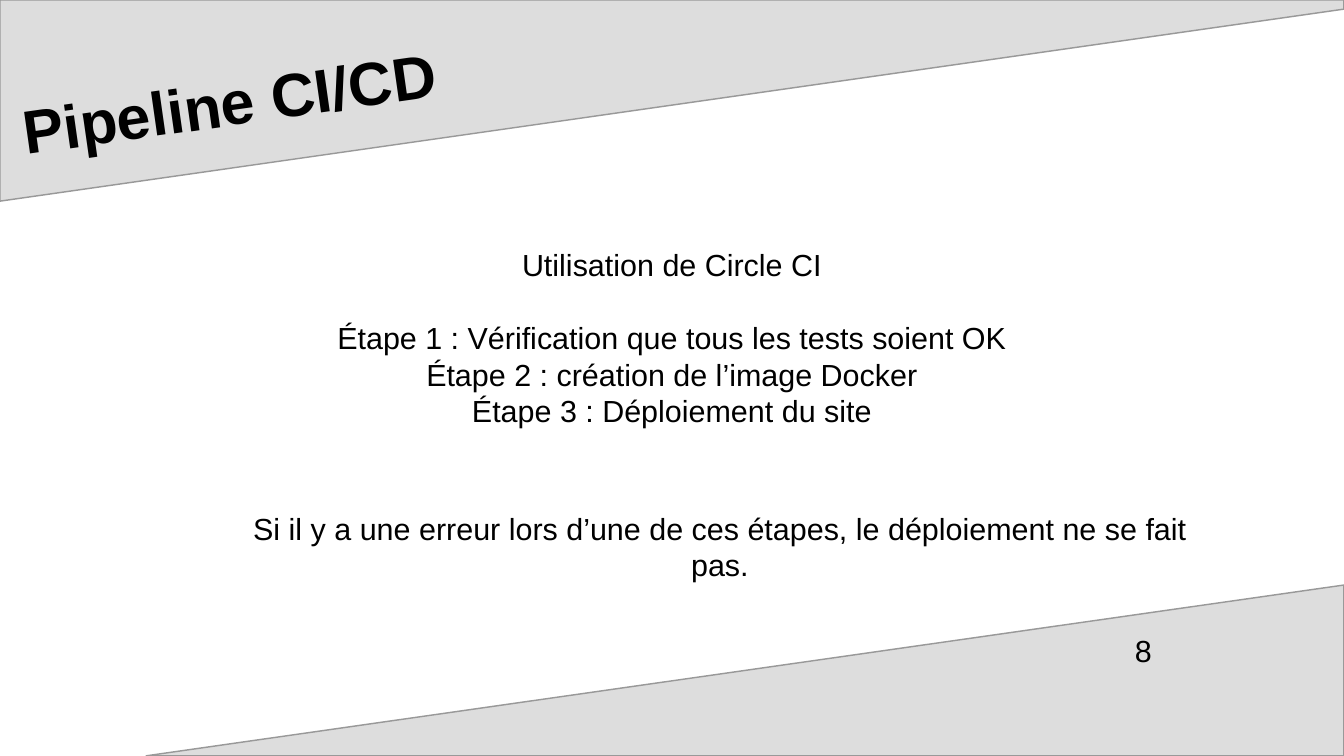
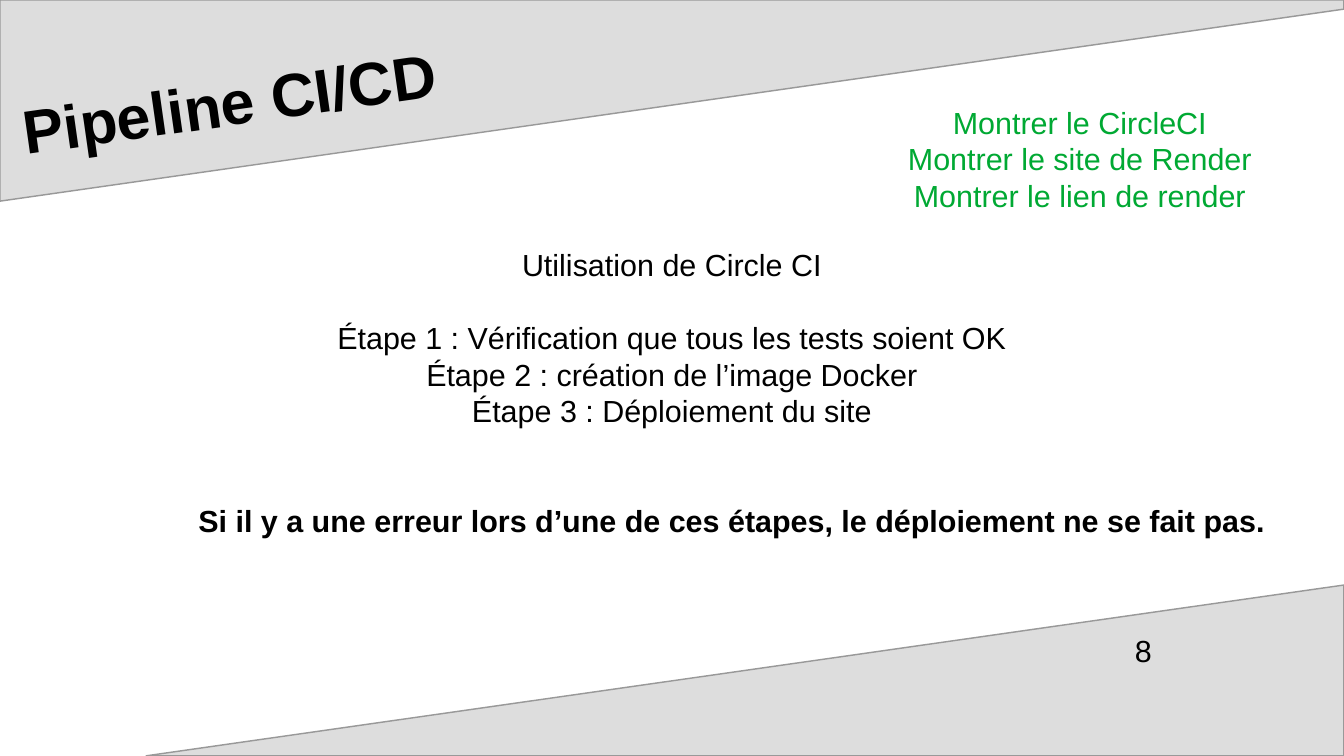
Before and after one commit to mcourte/OC_Projet13, a slide deck: slide 8 of ppt_soutenance.odp. Drawn at 1344x756 pixels with LibreOffice and Linux fonts; fonts in the diff are those of the drawing; background and template pictures are left out. Boxes give left, top, right and bottom in pixels: in the first picture for what was removed or moved away, otherwise in the second. Text is boxed around its words. In the diff, an @@ line names an element or a change of style, - is before the commit and + after.

```diff
--- a/ppt_soutenance.odp
+++ b/ppt_soutenance.odp
@@ text added at (908, 112, 1252, 208), 18 pt, text #00A933 @@
+Montrer le CircleCI
+Montrer le site de Render
+Montrer le lien de render
@@ text "Si il y a une ...": place and size @@
-text "Si il y a une ..." at (253, 517, 1187, 582)
+text "Si il y a une ..." at (198, 509, 1265, 538)
@@ text "Si il y a une ..." at (198, 509, 1265, 538): bold on @@
```
Also in this commit, not shown: 1 other slide changed, 1 other file.
